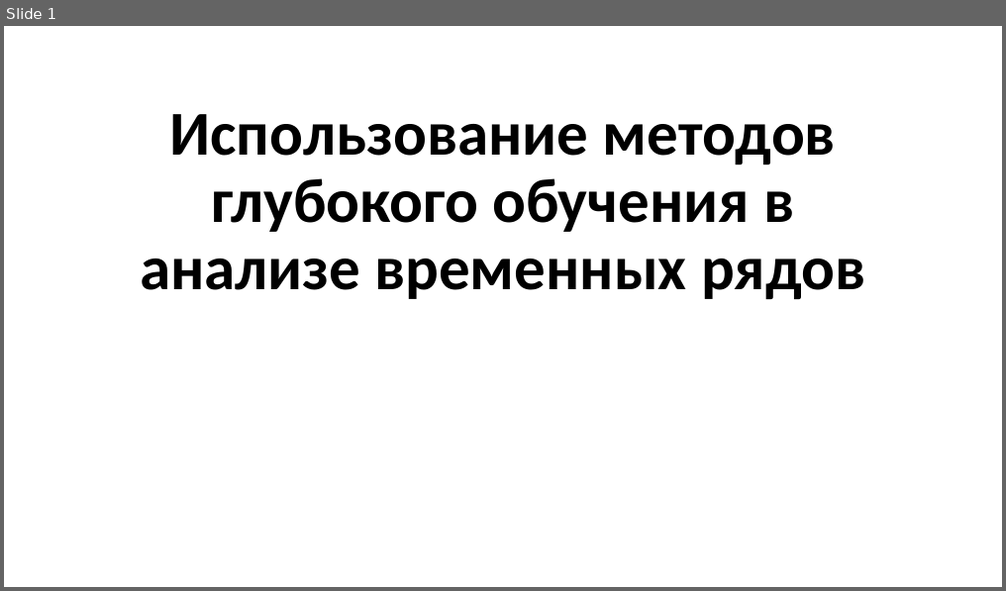
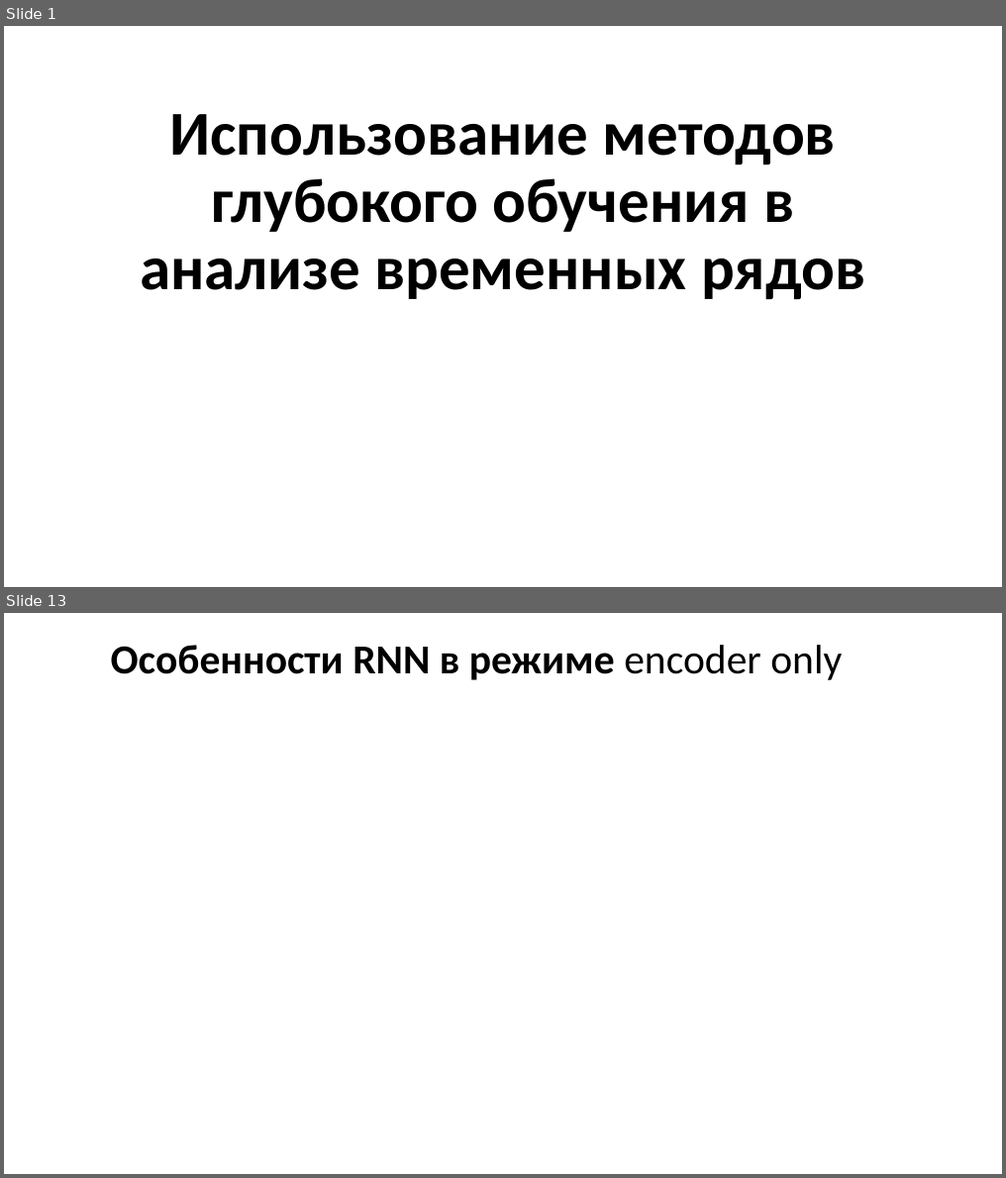
Before and after one commit to MVRonkin/TimeSeriesCourse, a slide deck: 2025/LEC/07-3 Transformers.pptx. Shown one above the other, each under a label of ours: slide 1 before the commit, slides 1 and 13 after it; the slides between them are not shown. The pictures are 1006x591 and 1006x1178 pixels, drawn with LibreOffice and Linux fonts; fonts in the diff are those of the drawing; grey boxes stand for pictures. Boxes give left, top, right and bottom in pixels: in the first picture for what was removed or moved away, otherwise in the second. Text is boxed around its words. In the diff, an @@ line names an element or a change of style, - is before the commit and + after.

```diff
--- a/2025/LEC/07-3 Transformers.pptx
+++ b/2025/LEC/07-3 Transformers.pptx
@@ slide 13 added at [4,613,1002,1174], background #FFFFFF @@
@@ title added at [111,645,842,680], 39.6 pt, text #000000, bold @@
+Особенности RNN в режиме encoder only
```
Also in this commit, not shown: 2 slides changed, 11 other slides added, 37 slides removed.
